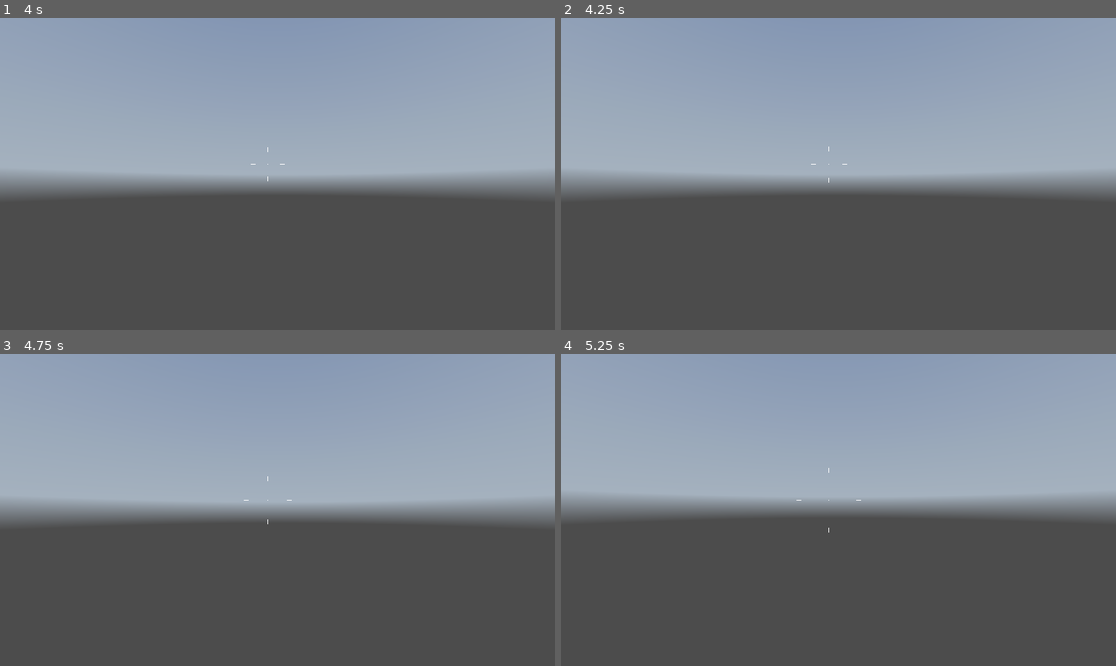
Above: before the commit, frames 1-4 (two rows, left to right).
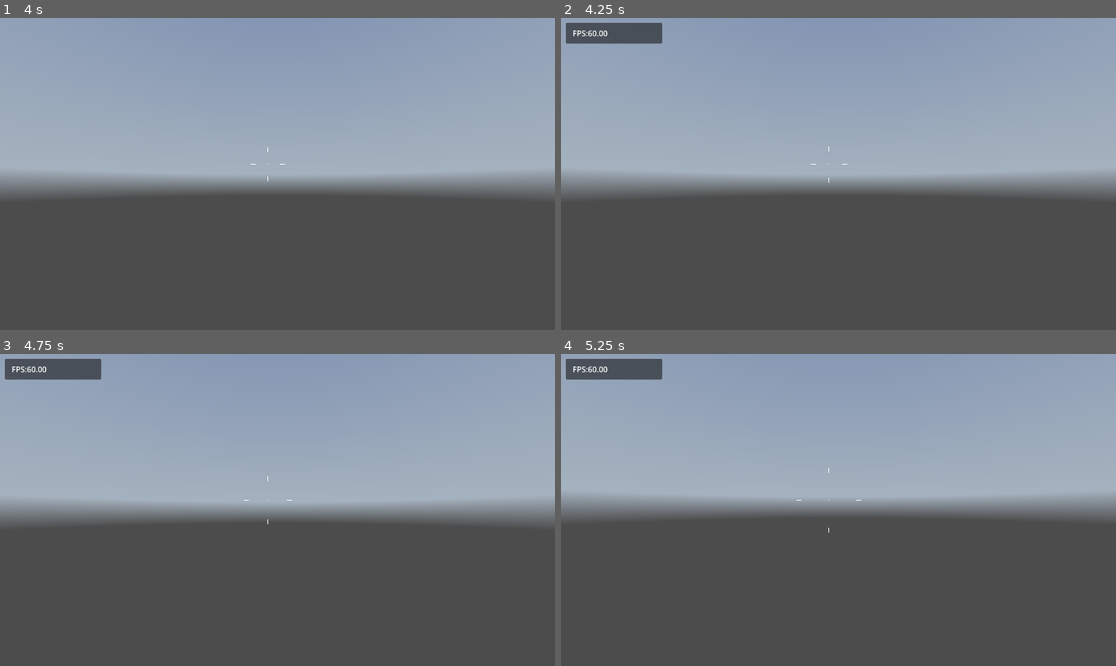
Above: after the commit, the same moments.

Repository: Omarfadalla/Ultimate-FPS-Godot
Game: Godot game, scene res://levels/level_001.tscn
Same seed, same stepped clock (60 frames per second), same inputs: the game is played once before the commit and once after it. A sky picture missing from this copy of the repository is replaced by a grey-blue gradient.
Inputs (mouse positions are in pixels of both pictures, inside the frame that each line leads up to):
- Up to frame 1 (4 s): tap Enter at 0.5 s; move the mouse to (271, 180) at 0.52 s; hold Shift (crouch) 0.53-1.28 s; hold W (move_forward) 0.53-2.78 s; tap Space (jump) at 0.77, 1.52, 3.02, 3.5, 3.77 s; move the mouse to (316, 177) at 1.27 s; tap Alt at 1.35, 2.85 s; move the mouse to (233, 170) at 2.02 s; hold Shift (crouch) 2.03-2.78 s; move the mouse to (283, 174) at 2.77 s; hold A (move_left) 2.78-3.53 s; move the mouse to (255, 167) at 3.52 s; hold W (move_forward) from 3.53 s (still down); hold Shift (crouch) from 3.53 s (still down)
- Up to frame 2 (4.25 s): keep holding W (move_forward); keep holding Shift (crouch); tap ` (debug, bound only after the commit) at 4.15 s
- Up to frame 3 (4.75 s): keep holding W (move_forward); move the mouse to (305, 510) at 4.27 s; release Shift (crouch) at 4.28 s; tap Alt at 4.35 s; tap Space (jump) at 4.52 s
- Up to frame 4 (5.25 s): keep holding W (move_forward); tap Enter at 5 s; move the mouse to (810, 510) at 5.02 s; hold Shift (crouch) from 5.03 s (still down)

Frame 1 is identical in both runs. In frame 2, 1.2% of the frame differs, in the area x 0-19%, y 1-9%; in frame 3, 1.2%; in frame 4, 1.2%.

Commit message:
added an FPS debug panel

Diff:
--- a/controllers/fps_controller.tscn
+++ b/controllers/fps_controller.tscn
@@ -3,6 +3,8 @@
 [ext_resource type="Script" uid="uid://bbvvghgyf32by" path="res://controllers/scripts/fps_controller.gd" id="1_pgc1p"]
 [ext_resource type="Material" uid="uid://b4gwd5h7ixvct" path="res://materials/player.tres" id="2_gldw4"]
 [ext_resource type="Script" uid="uid://buhmo144rwubi" path="res://controllers/scripts/reticle.gd" id="3_xc2pf"]
+[ext_resource type="Theme" uid="uid://jgwk3mj0x7cs" path="res://ui/themes/debug.tres" id="4_t6fw5"]
+[ext_resource type="Script" uid="uid://bwxph02lwoxl" path="res://controllers/scripts/debug.gd" id="4_y677r"]
 
 [sub_resource type="CapsuleShape3D" id="CapsuleShape3D_u6tj1"]
 
@@ -171,4 +173,25 @@
 points = PackedVector2Array(-5, 0, -15, 0)
 width = 2.0
 
+[node name="DebugPanel" type="PanelContainer" parent="UserInterface" unique_id=883461482]
+custom_minimum_size = Vector2(200, 0)
+layout_mode = 0
+offset_left = 10.0
+offset_top = 10.0
+offset_right = 210.0
+offset_bottom = 50.0
+script = ExtResource("4_y677r")
+
+[node name="MarginContainer" type="MarginContainer" parent="UserInterface/DebugPanel" unique_id=1888587708]
+layout_mode = 2
+theme_override_constants/margin_left = 10
+theme_override_constants/margin_top = 10
+theme_override_constants/margin_right = 10
+theme_override_constants/margin_bottom = 10
+
+[node name="VBoxContainer" type="VBoxContainer" parent="UserInterface/DebugPanel/MarginContainer" unique_id=230652367]
+unique_name_in_owner = true
+layout_mode = 2
+theme = ExtResource("4_t6fw5")
+
 [connection signal="animation_started" from="AnimationPlayer" to="." method="_on_animation_player_animation_started"]
--- /dev/null
+++ b/controllers/scripts/debug.gd
@@ -0,0 +1,29 @@
+extends PanelContainer
+
+@onready var property_container: VBoxContainer = %VBoxContainer
+
+var property
+var frames_per_second : String
+
+func _ready() -> void:
+	#hide debug panel on load
+	visible = false
+
+	add_debug_property(" FPS",frames_per_second)
+
+func _process(delta: float) -> void:
+	if visible:
+		frames_per_second = "%.2f"% (1.0/delta)
+		property.text = property.name + ":" + frames_per_second
+
+
+func _input(event: InputEvent) -> void:
+	#toggle the debug panel
+	if event.is_action_pressed("debug"):
+		visible = !visible
+
+func add_debug_property(title:String,value):
+	property = Label.new()
+	property_container.add_child(property)
+	property.name = title
+	property.text = property.name + value
--- a/project.godot
+++ b/project.godot
@@ -22,6 +22,7 @@
 [display]
 
 window/size/always_on_top=true
+window/vsync/vsync_mode=0
 
 [editor_plugins]
 
@@ -64,6 +65,11 @@
 "events": [Object(InputEventKey,"resource_local_to_scene":false,"resource_name":"","device":-1,"window_id":0,"alt_press …(195 unchanged characters)…
 ]
 }
+debug={
+"deadzone": 0.2,
+"events": [Object(InputEventKey,"resource_local_to_scene":false,"resource_name":"","device":-1,"window_id":0,"alt_pressed":false,"shift_pressed":false,"ctrl_pressed":false,"meta_pressed":false,"pressed":false,"keycode":0,"physical_keycode":96,"key_label":0,"unicode":96,"location":0,"echo":false,"script":null)
+]
+}
 
 [rendering]
 
--- /dev/null
+++ b/ui/themes/debug.tres
@@ -0,0 +1,27 @@
+[gd_resource type="Theme" format=3 uid="uid://jgwk3mj0x7cs"]
+
+[sub_resource type="StyleBoxFlat" id="StyleBoxFlat_l4fqd"]
+content_margin_left = 10.0
+content_margin_top = 10.0
+content_margin_right = 10.0
+content_margin_bottom = 10.0
+bg_color = Color(0.41598046, 0.41598043, 0.4159804, 1)
+border_width_left = 2
+border_width_top = 2
+border_width_right = 2
+border_width_bottom = 2
+corner_radius_top_left = 5
+corner_radius_top_right = 5
+corner_radius_bottom_right = 5
+corner_radius_bottom_left = 5
+expand_margin_left = 10.0
+expand_margin_top = 10.0
+expand_margin_right = 10.0
+expand_margin_bottom = 10.0
+
+[resource]
+MarginContainer/constants/margin_bottom = 30
+MarginContainer/constants/margin_left = 10
+MarginContainer/constants/margin_right = 10
+MarginContainer/constants/margin_top = 10
+PanelContainer/styles/panel = SubResource("StyleBoxFlat_l4fqd")
Not shown, added: controllers/scripts/debug.gd.uid
